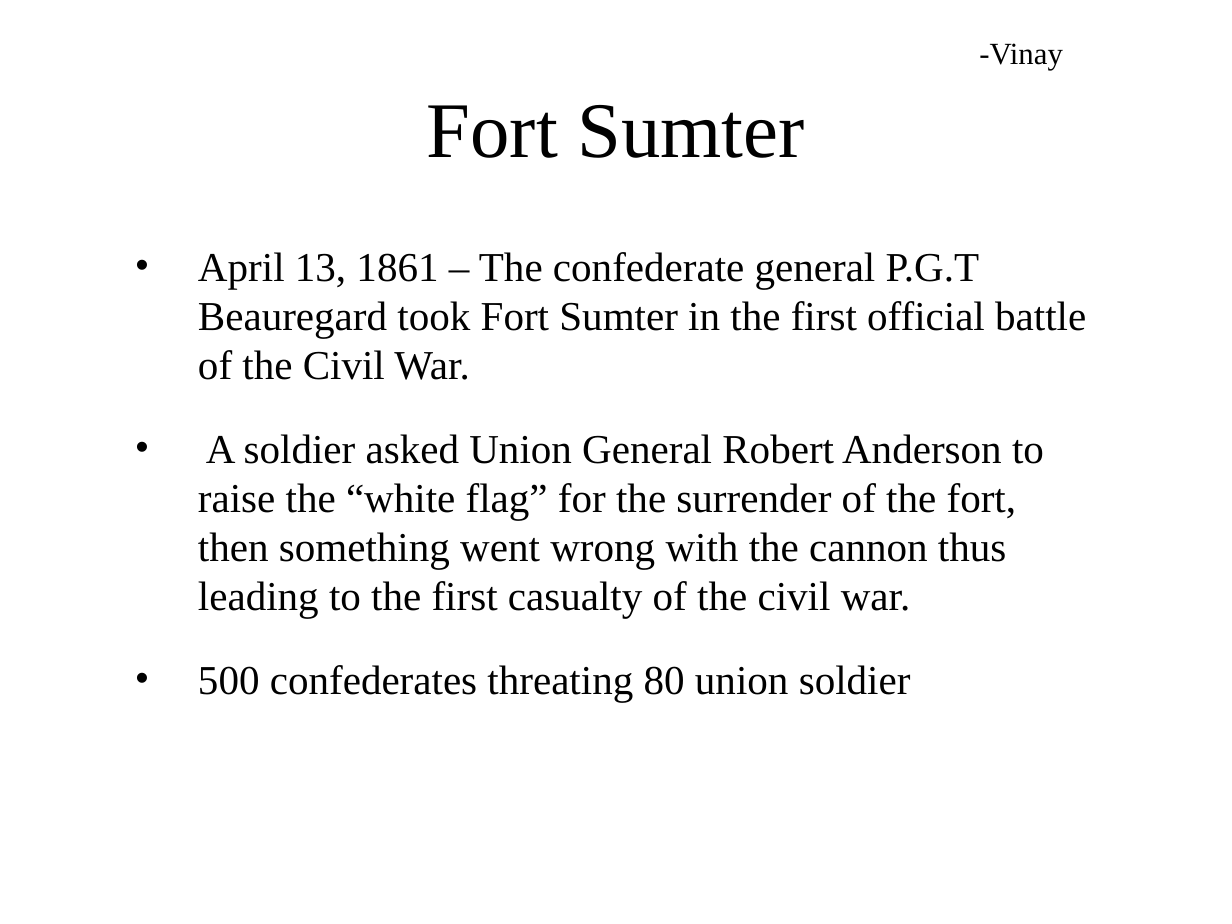
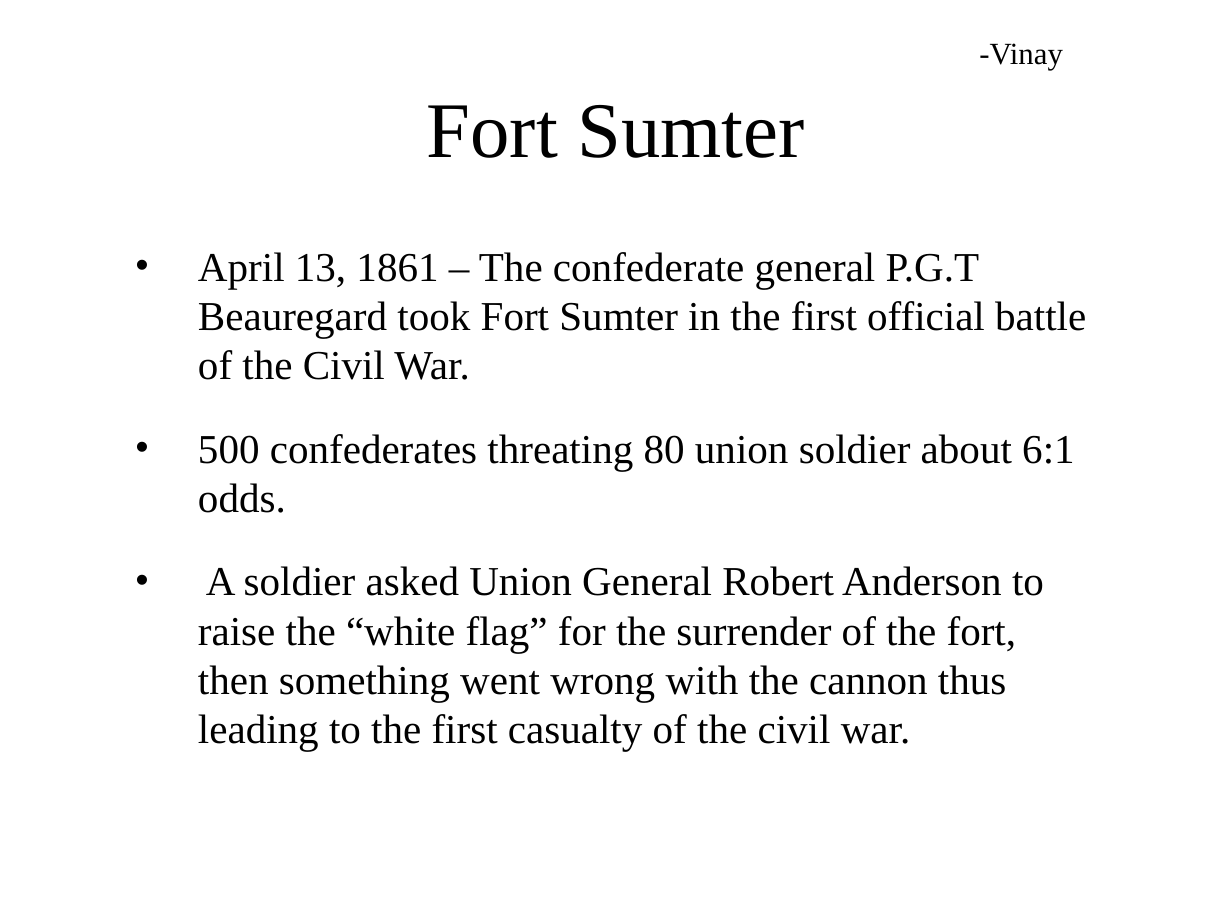
Before and after one commit to ngb3748/SS-Archive-proj, a slide deck: slide 3 of Archive project.pptx. Drawn at 1232x924 pixels with LibreOffice and Linux fonts; fonts in the diff are those of the drawing; background and template pictures are left out. Boxes give left, top, right and bottom in pixels: in the first picture for what was removed or moved away, otherwise in the second. Text is boxed around its words. In the diff, an @@ line names an element or a change of style, - is before the commit and + after.

```diff
--- a/Archive project.pptx
+++ b/Archive project.pptx
@@ text at [198, 434, 1074, 513]: paragraph added @@
+• 500 confederates threating 80 union soldier about 6:1 odds.
@@ text at [198, 665, 911, 702]: paragraph removed @@
-• 500 confederates threating 80 union soldier
```
Also in this commit, not shown: 7 other slides changed, 5 slides added, 1 slide removed.
